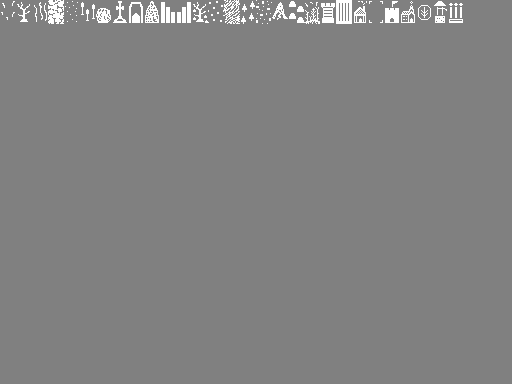
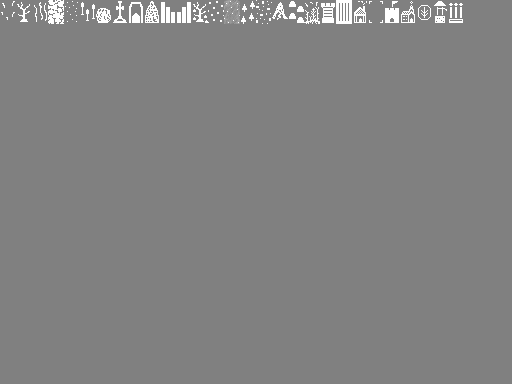
Before/after of a 512×384 layered artwork. What changed in the layer stack:
painted on "Background" over [224, 0, 240, 24]
